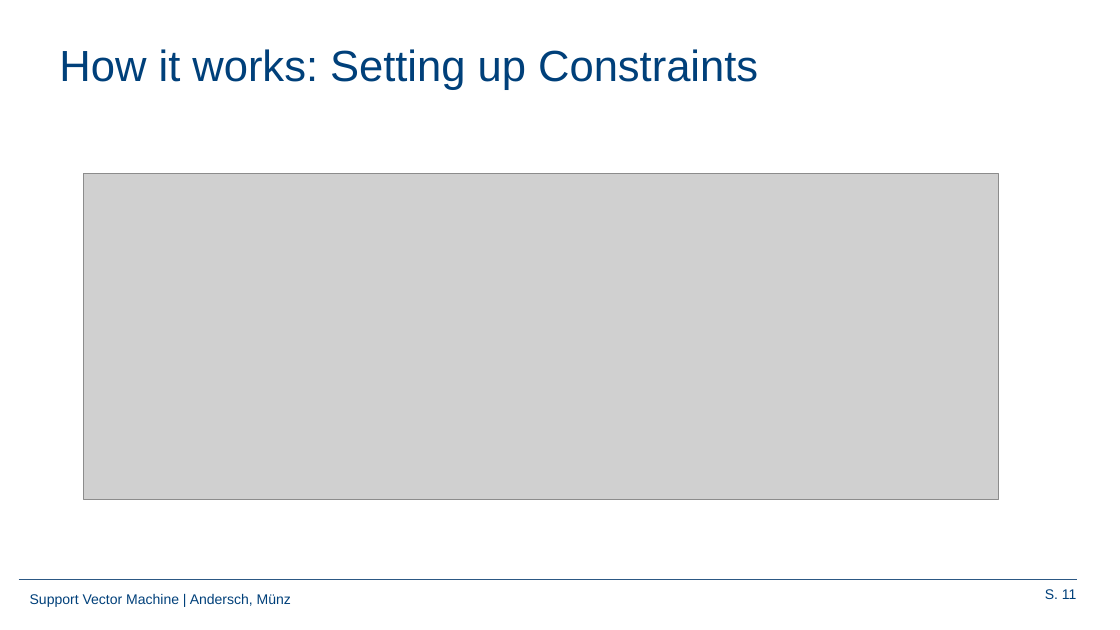
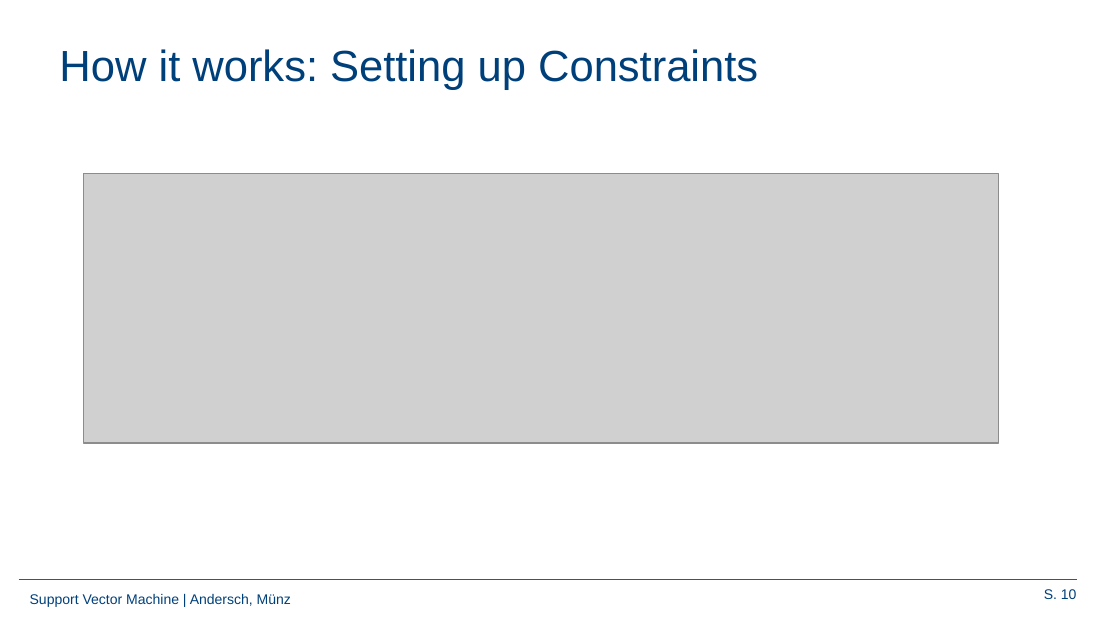
Before and after one commit to Frandersch/Statistical-Machine-Learning, a slide deck: slide 10 of Präsentation/Support Vector Machines.pptx (slide 11 before the commit). Drawn at 1120x630 pixels with LibreOffice and Linux fonts; fonts in the diff are those of the drawing; grey boxes stand for pictures; background and template pictures are left out. Boxes give left, top, right and bottom in pixels: in the first picture for what was removed or moved away, otherwise in the second. Text is boxed around its words. In the diff, an @@ line names an element or a change of style, - is before the commit and + after.

```diff
--- a/Präsentation/Support Vector Machines.pptx
+++ b/Präsentation/Support Vector Machines.pptx
@@ picture: place and size @@
-picture at box(84, 174, 999, 498)
+picture at box(84, 174, 999, 442)
@@ page number at box(1044, 589, 1077, 599): text changed @@
-S. 11
+S. 10
```
Also in this commit, not shown: 1 other slide changed, 2 slides added, 1 slide removed, 4 other files.
